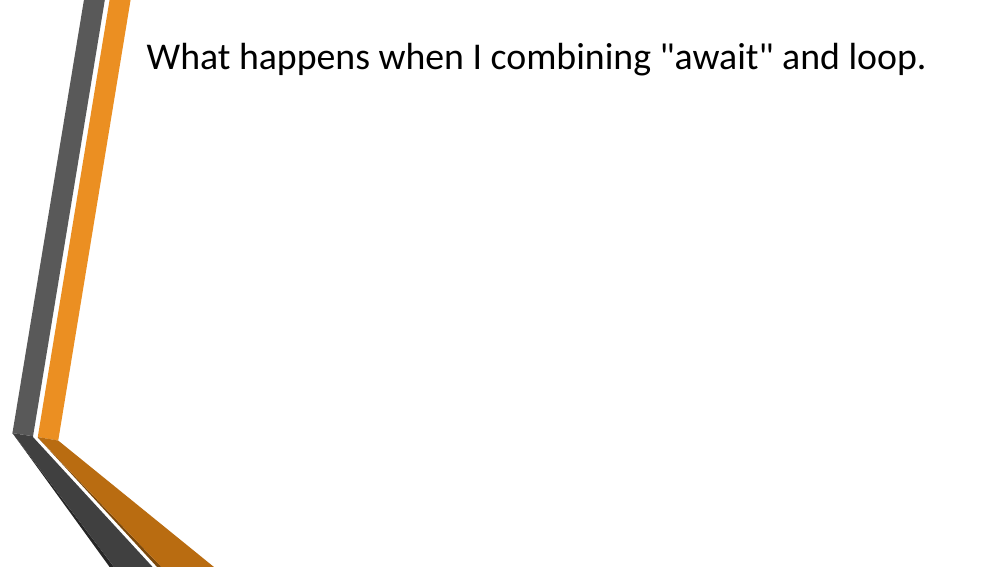
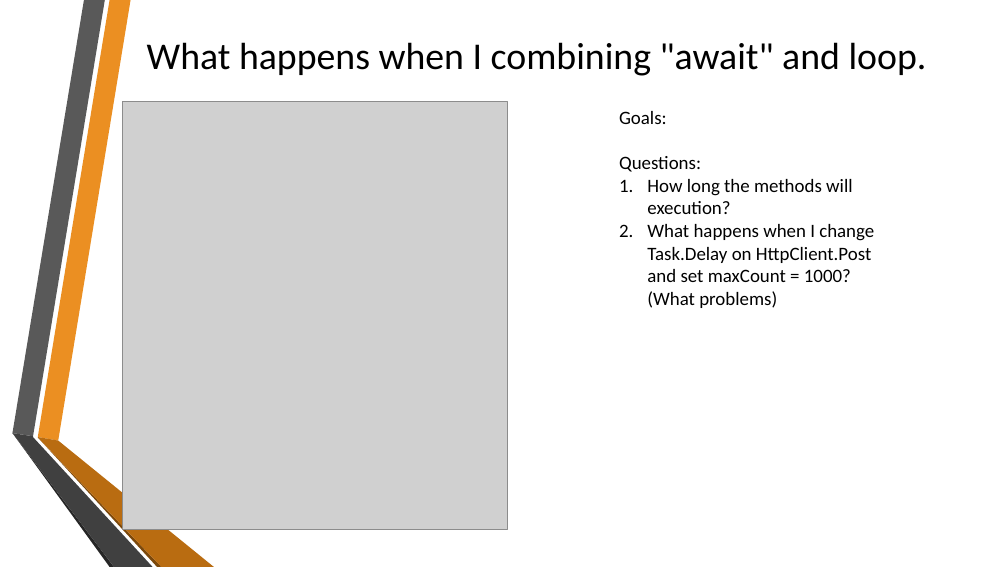
Before and after one commit to sflusov/AsyncAwaitPitfalls, a slide deck: slide 13 of Async Await and their pitfalls.pptx. Drawn at 1008x567 pixels with LibreOffice and Linux fonts; fonts in the diff are those of the drawing; grey boxes stand for pictures; background and template pictures are left out. Boxes give left, top, right and bottom in pixels: in the first picture for what was removed or moved away, otherwise in the second. Text is boxed around its words. In the diff, an @@ line names an element or a change of style, - is before the commit and + after.

```diff
--- a/Async Await and their pitfalls.pptx
+++ b/Async Await and their pitfalls.pptx
@@ picture added at <box>123,101,507,529</box> @@
@@ text added at <box>619,111,874,308</box>, 18 pt, text #000000 @@
+Goals:
+Questions:
+1. How long the methods will execution?
+2. What happens when I change Task.Delay on HttpClient.Post and set maxCount = 1000? (What problems)
```
Also in this commit, not shown: 2 other slides changed, 2 other files.
